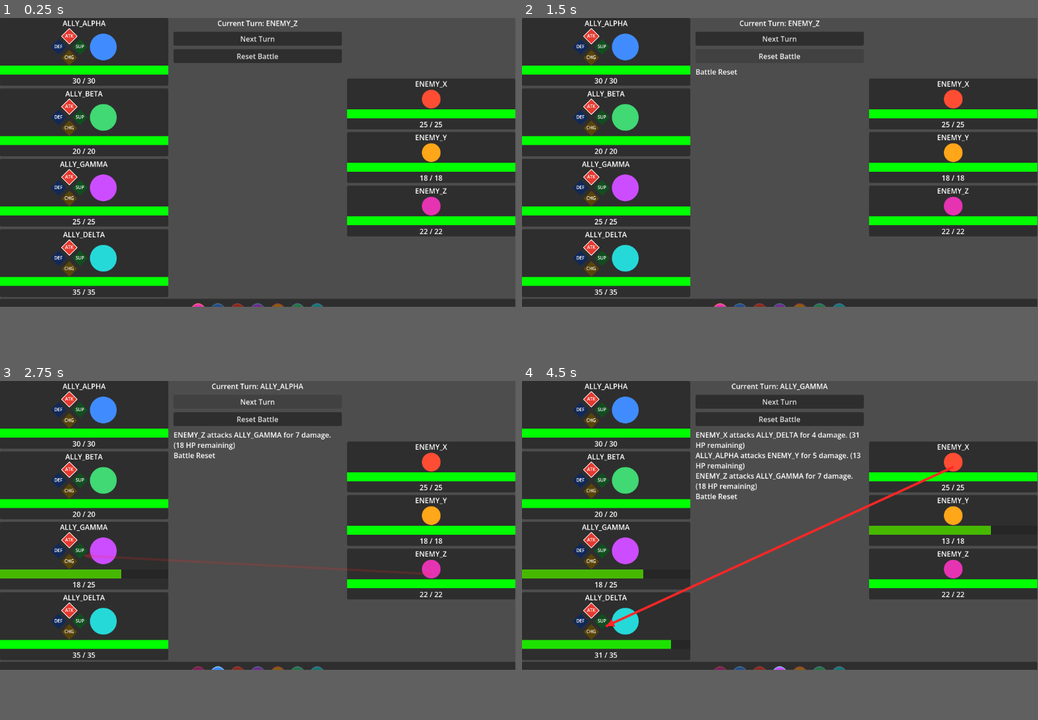
Above: before the commit, frames 1-4 (two rows, left to right).
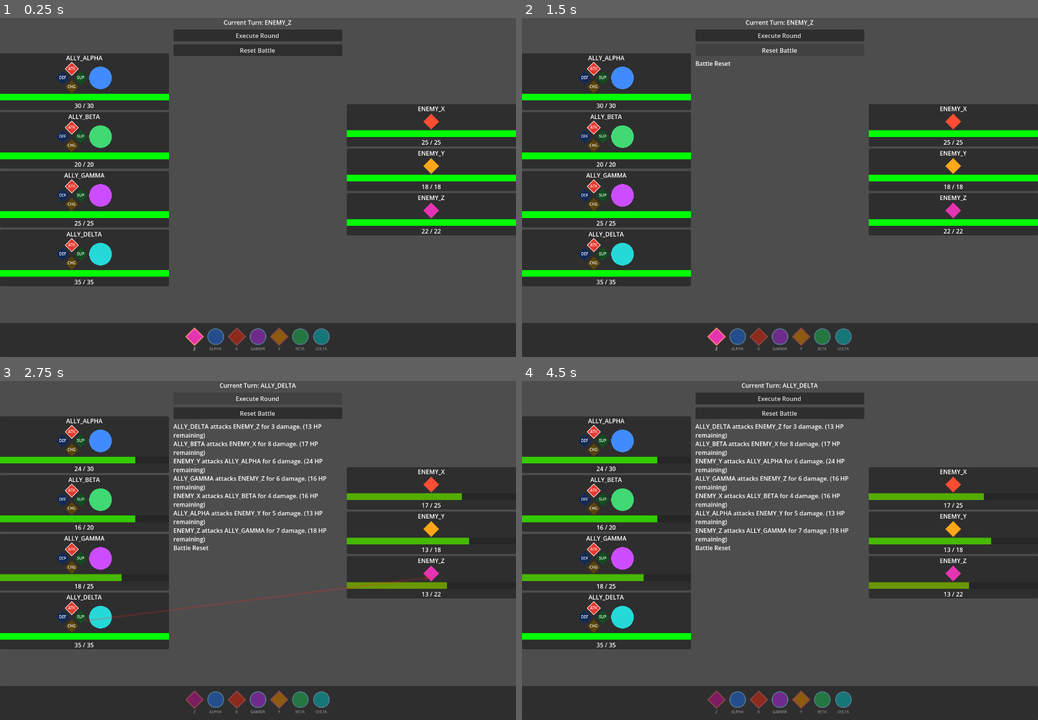
Above: after the commit, the same moments.

Repository: BrickwaII/MechEngineer
Game: Godot game, scene res://battle/main.tscn
Same seed, same stepped clock (60 frames per second), same inputs: the game is played once before the commit and once after it.
Inputs (mouse positions are in pixels of both pictures, inside the frame that each line leads up to):
- Up to frame 1 (0.25 s): no input
- Up to frame 2 (1.5 s): click "Next Turn" (after the commit: "Execute Round") at 0.5 s; click "Reset Battle" at 1.25 s
- Up to frame 3 (2.75 s): click "Next Turn" (after the commit: "Execute Round") at 2 s
- Up to frame 4 (4.5 s): click "Next Turn" (after the commit: "Execute Round") at 2.75 s; move the mouse to (589, 411) at 3.52 s; click (589, 411) at 3.67 s; tap Enter at 4.25 s; move the mouse to (589, 479) at 4.27 s; click (589, 479) at 4.42 s
The window is 799x449 before the commit and 800x527 after it. Grey fills any space a smaller window leaves; there, only what the larger window draws over its background counts as a difference.

The runs differ from the first frame. In frame 1, 30% of the frame differs, in the area x 0-100%, y 0-99%; in frame 2, 29%; in frame 3, 32%; in frame 4, 33%.

Commit message:
Bigger window, round execution, diamond enemies, improved turn bar
- Window size 1366x900
- Execute Round button resolves all bots in one click
- BotIcon widget: draws circle (allies) or diamond (enemies) via _draw()
- Enemy cards and turn order bar now show diamond shapes
- Turn order bar: larger icons (44px), 90px tall, active bot scales up
- BattleManager: is_battle_over flag for clean round execution loop

Co-Authored-By: Claude Sonnet 4.6 <noreply@anthropic.com>

Diff:
--- a/battle/bot_card.gd
+++ b/battle/bot_card.gd
@@ -7,17 +7,16 @@
 var _health_bar: ProgressBar
 var _hp_label: Label
 var _bar_style: StyleBoxFlat
-var _icon_style: StyleBoxFlat
+var _icon: BotIcon
 var _cmd_selector: CommandSelector = null
 
 func setup(data: BotData, icon_size: int, interactive: bool = false) -> void:
 	bot_data = data
 
-	# Tighten card padding
-	add_theme_constant_override("margin_top", 4)
+	add_theme_constant_override("margin_top",    4)
 	add_theme_constant_override("margin_bottom", 4)
-	add_theme_constant_override("margin_left", 6)
-	add_theme_constant_override("margin_right", 6)
+	add_theme_constant_override("margin_left",   6)
+	add_theme_constant_override("margin_right",  6)
 
 	var vbox := VBoxContainer.new()
 	vbox.alignment = BoxContainer.ALIGNMENT_CENTER
@@ -30,7 +29,7 @@
 	_name_label.horizontal_alignment = HORIZONTAL_ALIGNMENT_CENTER
 	vbox.add_child(_name_label)
 
-	# Row: command selector (allies only) + circle icon side by side
+	# Row: command selector (allies) + icon side by side
 	var icon_row := HBoxContainer.new()
 	icon_row.alignment = BoxContainer.ALIGNMENT_CENTER
 	icon_row.add_theme_constant_override("separation", 6)
@@ -45,21 +44,12 @@
 			bot_data.command = cmd
 		)
 
-	var icon_center := CenterContainer.new()
-	icon_center.custom_minimum_size = Vector2(icon_size, icon_size)
-	icon_row.add_child(icon_center)
-
-	var icon_panel := Panel.new()
-	icon_panel.custom_minimum_size = Vector2(icon_size, icon_size)
-	_icon_style = StyleBoxFlat.new()
-	_icon_style.bg_color = data.color
-	_icon_style.corner_radius_top_left    = icon_size / 2
-	_icon_style.corner_radius_top_right   = icon_size / 2
-	_icon_style.corner_radius_bottom_left = icon_size / 2
-	_icon_style.corner_radius_bottom_right = icon_size / 2
-	_icon_style.border_color = Color(0.2, 1.0, 0.3)
-	icon_panel.add_theme_stylebox_override("panel", _icon_style)
-	icon_center.add_child(icon_panel)
+	# Bot icon — circle for allies, diamond for enemies
+	_icon = BotIcon.new()
+	_icon.custom_minimum_size = Vector2(icon_size, icon_size)
+	_icon.color = data.color
+	_icon.is_diamond = not interactive
+	icon_row.add_child(_icon)
 
 	# Health bar
 	_health_bar = ProgressBar.new()
@@ -67,7 +57,7 @@
 	_health_bar.max_value = 100.0
 	_health_bar.value = 100.0
 	_health_bar.show_percentage = false
-	_health_bar.custom_minimum_size = Vector2(80, 20)
+	_health_bar.custom_minimum_size = Vector2(80, 18)
 	_health_bar.size_flags_horizontal = Control.SIZE_EXPAND_FILL
 
 	var bg_style := StyleBoxFlat.new()
@@ -93,14 +83,10 @@
 		_hp_label.text = "DESTROYED"
 		return
 
-	var pct := float(bot_data.current_hp) / float(bot_data.max_hp)
+	var pct: float = float(bot_data.current_hp) / float(bot_data.max_hp)
 	_health_bar.value = pct * 100.0
 	_hp_label.text = "%d / %d" % [bot_data.current_hp, bot_data.max_hp]
 	_bar_style.bg_color = Color(1.0 - pct, pct, 0.0)
 
-	# Green border when charged, none otherwise
-	var border_w := 4 if bot_data.is_charged else 0
-	_icon_style.border_width_top    = border_w
-	_icon_style.border_width_right  = border_w
-	_icon_style.border_width_bottom = border_w
-	_icon_style.border_width_left   = border_w
+	# Green border when charged
+	_icon.set_border(3.0 if bot_data.is_charged else 0.0)
--- /dev/null
+++ b/battle/bot_icon.gd
@@ -0,0 +1,38 @@
+extends Control
+class_name BotIcon
+
+var color: Color = Color.WHITE
+var is_diamond: bool = false
+var border_color: Color = Color(0.2, 1.0, 0.3)
+var border_width: float = 0.0
+
+func _draw() -> void:
+	var c: Vector2 = size / 2.0
+	var r: float   = minf(size.x, size.y) / 2.0
+
+	if is_diamond:
+		# Draw border diamond (slightly larger) then fill diamond on top
+		if border_width > 0.0:
+			var br: float = r
+			var border_pts := PackedVector2Array([
+				c + Vector2(0, -br), c + Vector2(br, 0),
+				c + Vector2(0,  br), c + Vector2(-br, 0),
+				c + Vector2(0, -br),
+			])
+			draw_polyline(border_pts, border_color, border_width, true)
+
+		var fr: float = r - border_width * 0.5
+		var pts := PackedVector2Array([
+			c + Vector2(0, -fr), c + Vector2(fr, 0),
+			c + Vector2(0,  fr), c + Vector2(-fr, 0),
+		])
+		draw_colored_polygon(pts, color)
+	else:
+		# Draw border circle then fill circle on top
+		if border_width > 0.0:
+			draw_circle(c, r, border_color)
+		draw_circle(c, r - border_width, color)
+
+func set_border(width: float) -> void:
+	border_width = width
+	queue_redraw()
--- a/battle/main.gd
+++ b/battle/main.gd
@@ -48,7 +48,7 @@
 	center.add_child(_turn_label)
 
 	_next_turn_btn = Button.new()
-	_next_turn_btn.text = "Next Turn"
+	_next_turn_btn.text = "Execute Round"
 	center.add_child(_next_turn_btn)
 
 	_reset_btn = Button.new()
@@ -123,7 +123,16 @@
 # ── Button handlers ──────────────────────────────────────────────────────────
 
 func _on_next_turn_pressed() -> void:
-	battle_manager.next_turn()
+	if battle_manager.is_battle_over:
+		return
+
+	# Execute every remaining action in the current round
+	var turns_this_round: int = battle_manager.turn_order.size() - battle_manager.current_turn_index
+	for _i in turns_this_round:
+		if battle_manager.is_battle_over:
+			break
+		battle_manager.next_turn()
+
 	_refresh_all_cards()
 	_turn_order_bar.rebuild(
 		battle_manager.turn_order,
--- a/battle/turn_order_bar.gd
+++ b/battle/turn_order_bar.gd
@@ -1,22 +1,22 @@
 extends PanelContainer
 class_name TurnOrderBar
 
-const CIRCLE_SIZE: int = 34
+const ICON_SIZE: int = 44
 
 var _hbox: HBoxContainer
 var _entry_nodes: Array[Control] = []
-var _entry_data: Array[BotData] = []
+var _entry_data:  Array[BotData] = []
 
 func _ready() -> void:
-	custom_minimum_size = Vector2(0, 70)
+	custom_minimum_size = Vector2(0, 90)
 
 	_hbox = HBoxContainer.new()
 	_hbox.alignment = BoxContainer.ALIGNMENT_CENTER
 	_hbox.size_flags_horizontal = Control.SIZE_EXPAND_FILL
-	_hbox.add_theme_constant_override("separation", 10)
+	_hbox.add_theme_constant_override("separation", 12)
 	add_child(_hbox)
 
-# Call this whenever the turn order is (re)built or after each turn.
+# Rebuild from scratch — call at battle start, round start, and after reset.
 func rebuild(turn_order: Array[BotData], allies: Array[BotData], current_index: int) -> void:
 	for child in _hbox.get_children():
 		child.queue_free()
@@ -32,54 +32,39 @@
 
 	_apply_highlight(current_index)
 
-# Call after `rebuild` when only the highlight needs updating (mid-round).
-func update_highlight(current_index: int) -> void:
-	_apply_highlight(current_index)
-
 func _apply_highlight(current_index: int) -> void:
 	for i in _entry_nodes.size():
 		var bot: BotData = _entry_data[i]
 		if bot.is_dead:
-			_entry_nodes[i].modulate = Color(0.28, 0.28, 0.28)
+			_entry_nodes[i].modulate = Color(0.25, 0.25, 0.25)
 		elif i == current_index:
 			_entry_nodes[i].modulate = Color.WHITE
+			_entry_nodes[i].scale = Vector2(1.15, 1.15)
 		else:
 			_entry_nodes[i].modulate = Color(0.55, 0.55, 0.55)
+			_entry_nodes[i].scale = Vector2.ONE
 
 func _make_entry(bot: BotData, is_ally: bool) -> Control:
 	var vbox := VBoxContainer.new()
 	vbox.alignment = BoxContainer.ALIGNMENT_CENTER
-	vbox.add_theme_constant_override("separation", 2)
+	vbox.add_theme_constant_override("separation", 3)
 
-	# Colored circle
-	var center := CenterContainer.new()
-	center.custom_minimum_size = Vector2(CIRCLE_SIZE, CIRCLE_SIZE)
-	vbox.add_child(center)
+	# Icon — circle for allies, diamond for enemies
+	var icon := BotIcon.new()
+	icon.custom_minimum_size = Vector2(ICON_SIZE, ICON_SIZE)
+	icon.color       = bot.color
+	icon.is_diamond  = not is_ally
+	icon.border_color = Color(0.6, 0.85, 1.0) if is_ally else Color(1.0, 0.5, 0.5)
+	icon.border_width = 2.5
+	vbox.add_child(icon)
 
-	var panel := Panel.new()
-	panel.custom_minimum_size = Vector2(CIRCLE_SIZE, CIRCLE_SIZE)
-	var style := StyleBoxFlat.new()
-	style.bg_color = bot.color
-	style.corner_radius_top_left     = CIRCLE_SIZE / 2
-	style.corner_radius_top_right    = CIRCLE_SIZE / 2
-	style.corner_radius_bottom_left  = CIRCLE_SIZE / 2
-	style.corner_radius_bottom_right = CIRCLE_SIZE / 2
-	# Thin border to distinguish ally vs enemy
-	style.border_width_top    = 2
-	style.border_width_right  = 2
-	style.border_width_bottom = 2
-	style.border_width_left   = 2
-	style.border_color = Color(0.55, 0.80, 1.0) if is_ally else Color(1.0, 0.45, 0.45)
-	panel.add_theme_stylebox_override("panel", style)
-	center.add_child(panel)
-
-	# Short name label — just the suffix after the last underscore
+	# Short name — last segment after underscore
 	var parts: PackedStringArray = bot.bot_name.split("_")
 	var short_name: String = parts[parts.size() - 1]
 	var label := Label.new()
 	label.text = short_name
 	label.horizontal_alignment = HORIZONTAL_ALIGNMENT_CENTER
-	label.add_theme_font_size_override("font_size", 9)
+	label.add_theme_font_size_override("font_size", 10)
 	vbox.add_child(label)
 
 	return vbox
--- a/project.godot
+++ b/project.godot
@@ -19,6 +19,11 @@
 
 3d/physics_engine="Jolt Physics"
 
+[display]
+
+window/size/viewport_width=1366
+window/size/viewport_height=900
+
 [rendering]
 
 rendering_device/driver.windows="d3d12"
--- a/systems/battle_manager.gd
+++ b/systems/battle_manager.gd
@@ -8,6 +8,7 @@
 
 var turn_order: Array[BotData] = []
 var current_turn_index := 0
+var is_battle_over: bool = false
 
 var combat_log: RichTextLabel
 var turn_label: Label
@@ -219,9 +220,11 @@
 func check_battle_over() -> bool:
 	if get_alive_allies().is_empty():
 		add_log("★ ENEMIES WIN ★")
+		is_battle_over = true
 		return true
 	if get_alive_enemies().is_empty():
 		add_log("★ ALLIES WIN ★")
+		is_battle_over = true
 		return true
 	return false
 
@@ -229,6 +232,7 @@
 	combat_log.clear()
 	_log_entries.clear()
 	current_turn_index = 0
+	is_battle_over = false
 	create_test_bots()
 	build_turn_order()
 	update_turn_label()
Not shown, added: battle/turn_order_bar.gd.uid
